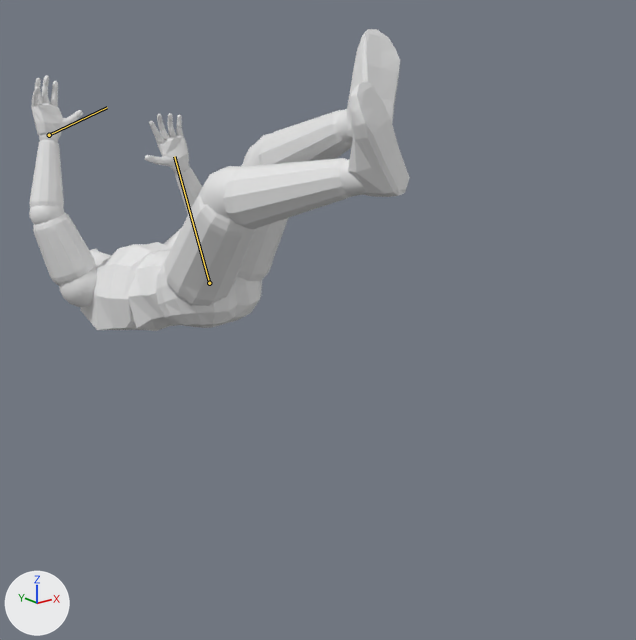
Two versions of the FBX model MOS/Assets/GameProject/Resources/Model/Samurai_Katana/Animations/GetHit/HitFly/HitFly_Down.fbx, one commit apart.
The view is the same before and after, from a 50 mm camera at (-1.3, -1.7, 1.62) aimed at (0.25, 0.25, 0.84). Every picture has the same lights, and +X, +Y and +Z are marked at lower left. Both versions are drawn at frame 6 of the action 'HitFly_Down'; the numbers are the values there. The bones that change are drawn over the model as lines.

Objects in the first picture: 'Body', 'Fingers', 'Joint'.
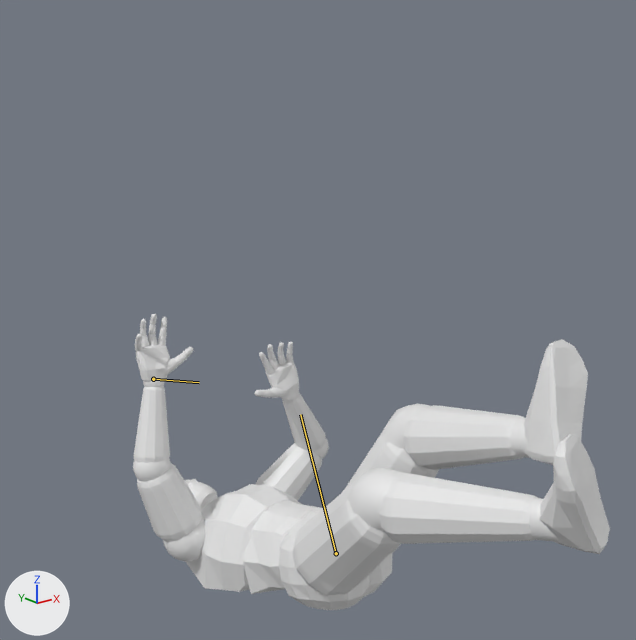
Where the change shows, as pixel boxes (x1, y1, x2, y2) in the pictures (636 x 640 px):
'Body', posed (25% wider, 10% shorter)
    before: (29, 29, 410, 331)
    after: (134, 339, 610, 610)
'Joint', posed (26% wider, 8% shorter)
    before: (29, 109, 365, 307)
    after: (133, 378, 558, 561)
'Fingers', posed (8% shorter)
    before: (32, 75, 183, 166)
    after: (135, 314, 294, 398)
bone 'Pelvis', root to tip
    before: (209, 283) to (174, 156)
    after: (336, 553) to (300, 414)
bone 'RightHand', root to tip
    before: (49, 135) to (107, 107)
    after: (153, 379) to (199, 382)

The change in detail:
Bone 'Pelvis' (bone_pelvis) moves from (-10.8, -69.7, 15.4) to (-78.9, -4.9, 15.4).
Bone 'Pelvis' (bone_pelvis) turns from (-3, 9, -111) to (-2, 9, -111) degrees about its own x, y and z.
Bone 'RightHand' (bone_righthand) turns from (0, 0, 0) to (-16, -1, 4) degrees about its own x, y and z.
